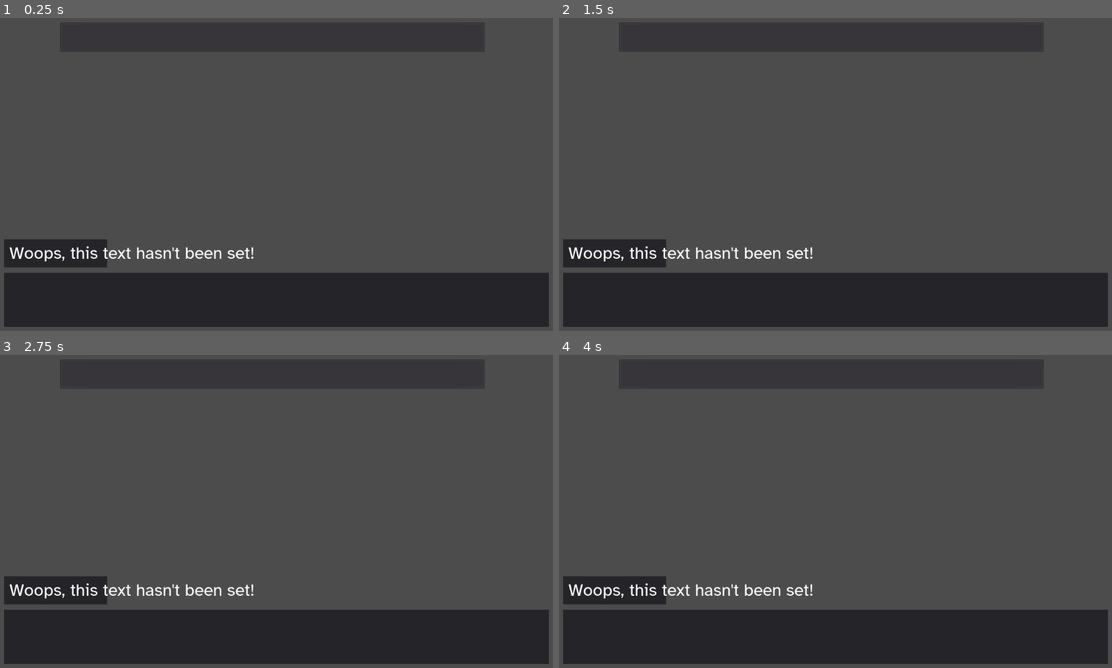
Above: before the commit, frames 1-4 (two rows, left to right).
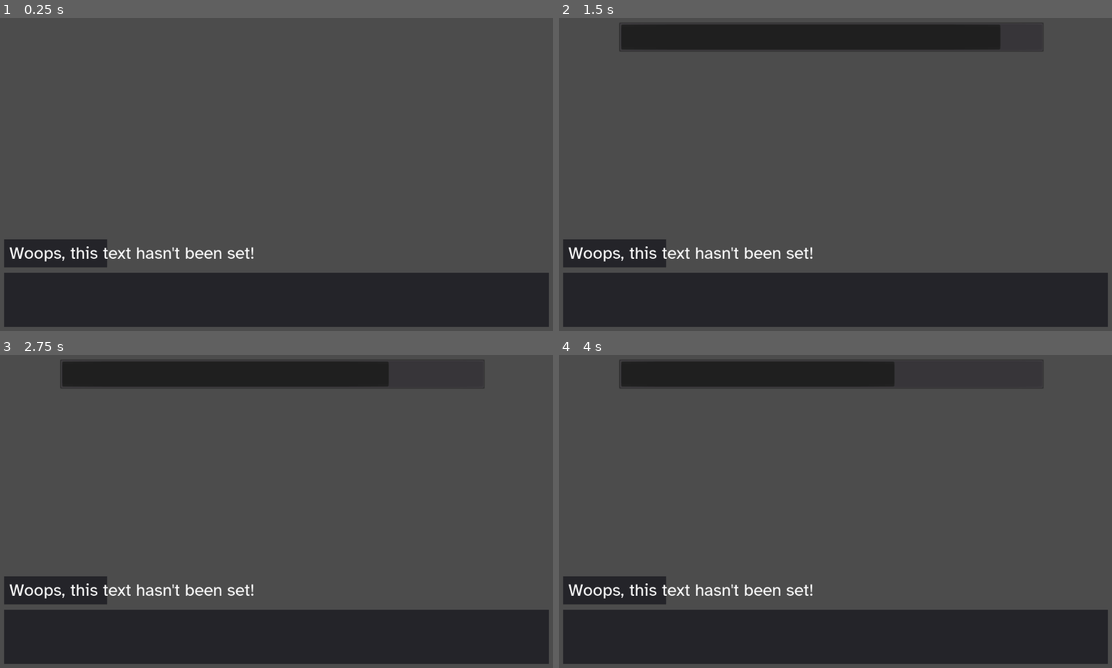
Above: after the commit, the same moments.

Repository: xuvatilavv/WillowTappingGame
Game: Godot game, scene res://scenes/MultipleChoiceScene.tscn
Two runs of this game, one before a commit and one after it. Both use one fixed random seed, a clock stepped at 60 frames per second and the inputs below. This scene is started directly instead of the project's main scene.
Inputs:
- Up to frame 1 (0.25 s): no input
- Up to frame 2 (1.5 s): tap Enter (ui_accept) at 0.5, 0.77 s
- Up to frame 3 (2.75 s): tap Enter (ui_accept) at 1.52 s
- Up to frame 4 (4 s): tap Enter (ui_accept) at 3.02, 3.77 s

The runs differ from the first frame. In frame 1, less than 0.1% of the frame differs, in the area x 10-88%, y 1-11%; in frame 2, 5.3%, in the area x 11-80%, y 2-10%; in frame 3, 4.5%; in frame 4, 3.8%.
Error before the commit: Invalid get index 'image' (on base: 'Dictionary'). (res://scenes/MultipleChoiceScene.gd:13)
Error after the commit: Invalid get index 'image' (on base: 'Dictionary'). (res://scenes/MultipleChoiceScene.gd:14)

Commit message:
Fix messages not progressing before multichoice sequence

Diff:
--- a/scenes/MultipleChoiceScene.gd
+++ b/scenes/MultipleChoiceScene.gd
@@ -5,14 +5,14 @@
 
 
 var knock_count := 0
-var can_knock := true
+var has_knocked := false
+var can_knock := false
 
 
 func load_conversation(conv: Dictionary):
 	_conv = conv
 	$Sprite.texture = load("res://img/" + conv["image"])
 	$DialogHud.show_messages([conv["query"]])
-	$InputTimer.start()
 
 
 func _init():
@@ -33,12 +33,19 @@
 
 func _on_InputTimer_timeout():
 	can_knock = false
+	has_knocked = true
 	var responses: Array = _conv["responses"]
 	var selected = responses[min(responses.size()-1, knock_count)]
+	$KnockProgress.visible = false
 	$DialogHud.show_messages([selected])
 
 
 func _on_DialogHud_messages_finished():
-	var branches: Array = _conv["branches"]
-	var selected = branches[min(branches.size()-1, knock_count)]
-	ConversationManager.show(selected)
+	if not has_knocked:
+		can_knock = true
+		$KnockProgress.visible = true
+		$InputTimer.start()
+	else:
+		var branches: Array = _conv["branches"]
+		var selected = branches[min(branches.size()-1, knock_count)]
+		ConversationManager.show(selected)
--- a/scenes/MultipleChoiceScene.tscn
+++ b/scenes/MultipleChoiceScene.tscn
@@ -14,6 +14,7 @@
 [node name="DialogHud" parent="." instance=ExtResource( 2 )]
 
 [node name="KnockProgress" type="ProgressBar" parent="."]
+visible = false
 margin_left = 113.0
 margin_top = 27.0
 margin_right = 896.0
--- a/ui/MessageBox.gd
+++ b/ui/MessageBox.gd
@@ -32,10 +32,10 @@
 	if not label.text.empty() and label.advance():
 		return
 	if _messages.empty():
-		label.text = ""
 		emit_signal("messages_finished")
 		return
 
+	label.reset()
 	var new = _messages.pop_front()
 	# Split pages by delimiter character
 	var new_split = Array(tr(new).split(page_delimiter))
--- a/ui/PagedRichTextLabel.gd
+++ b/ui/PagedRichTextLabel.gd
@@ -5,10 +5,14 @@
 onready var scroll: VScrollBar = get_child(0)
 
 
+func reset():
+	scroll.value = 0
+	text = ""
+
+
 # Returns true if text was scrolled, or false if there is no more text to show
 func advance() -> bool:
 	if scroll.max_value <= scroll.value + scroll.page:
-		scroll.value = 0
 		return false
 	scroll.value += scroll.page
 	return true
